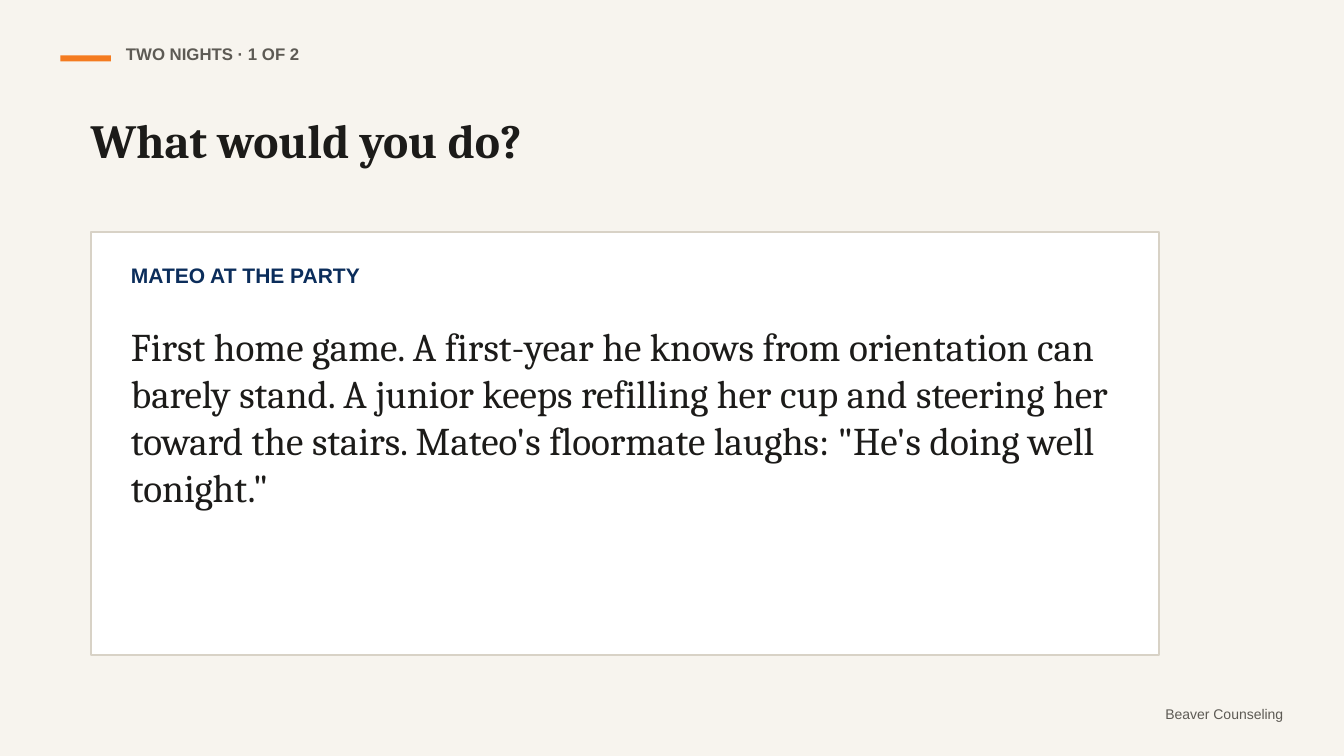
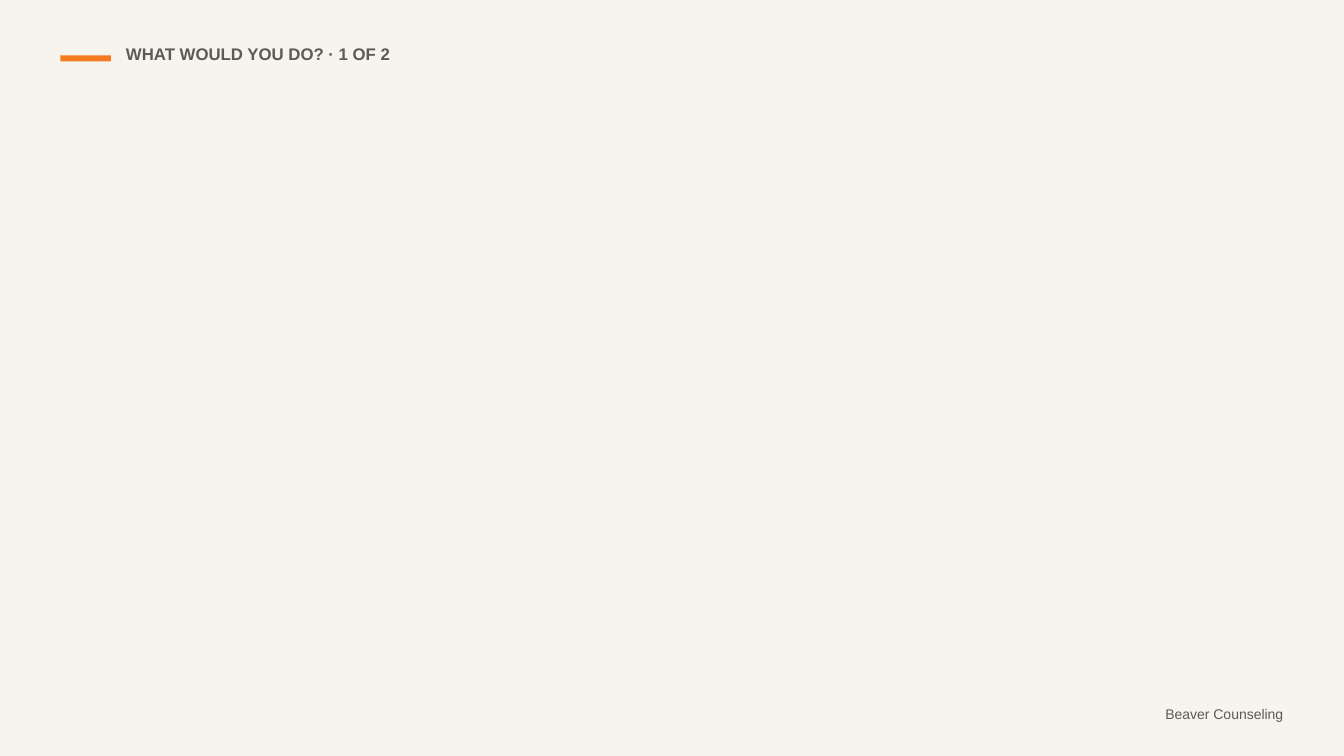
Before and after one commit to rmwtoolkit/bcds-toolkit, a slide deck: slide 11 of decks/launch-red-zone-lesson-v2.pptx (slide 7 before the commit). Drawn at 1344x756 pixels with LibreOffice and Linux fonts; fonts in the diff are those of the drawing; background and template pictures are left out. Boxes give left, top, right and bottom in pixels: in the first picture for what was removed or moved away, otherwise in the second. Text is boxed around its words. In the diff, an @@ line names an element or a change of style, - is before the commit and + after.

```diff
--- a/decks/launch-red-zone-lesson-v2.pptx
+++ b/decks/launch-red-zone-lesson-v2.pptx
@@ text at bbox=[126, 48, 390, 60]: text changed @@
-TWO NIGHTS · 1 OF 2
+WHAT WOULD YOU DO? · 1 OF 2
@@ text removed at bbox=[91, 125, 522, 168] @@
-What would you do?
@@ rectangle removed at bbox=[91, 232, 1159, 655] @@
@@ text removed at bbox=[131, 268, 360, 284] @@
-MATEO AT THE PARTY
@@ text removed at bbox=[131, 333, 1107, 511] @@
-First home game. A first-year he knows from orientation can barely stand. A junior keeps refilling her cup and steering her toward the stairs. Mateo's floormate laughs: "He's doing well tonight."
```
Also in this commit, not shown: 6 other slides changed, 12 slides added, 2 slides removed, 14 other files.
